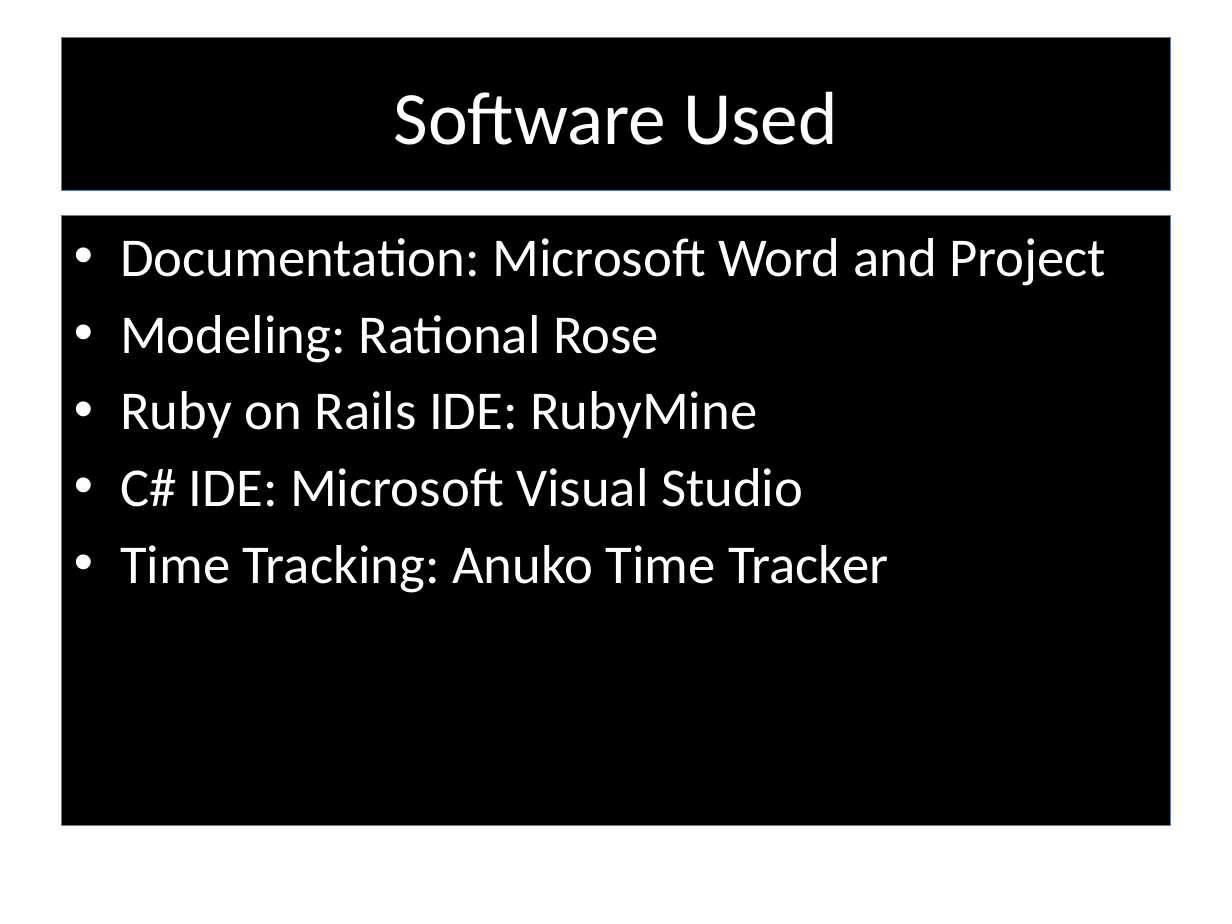
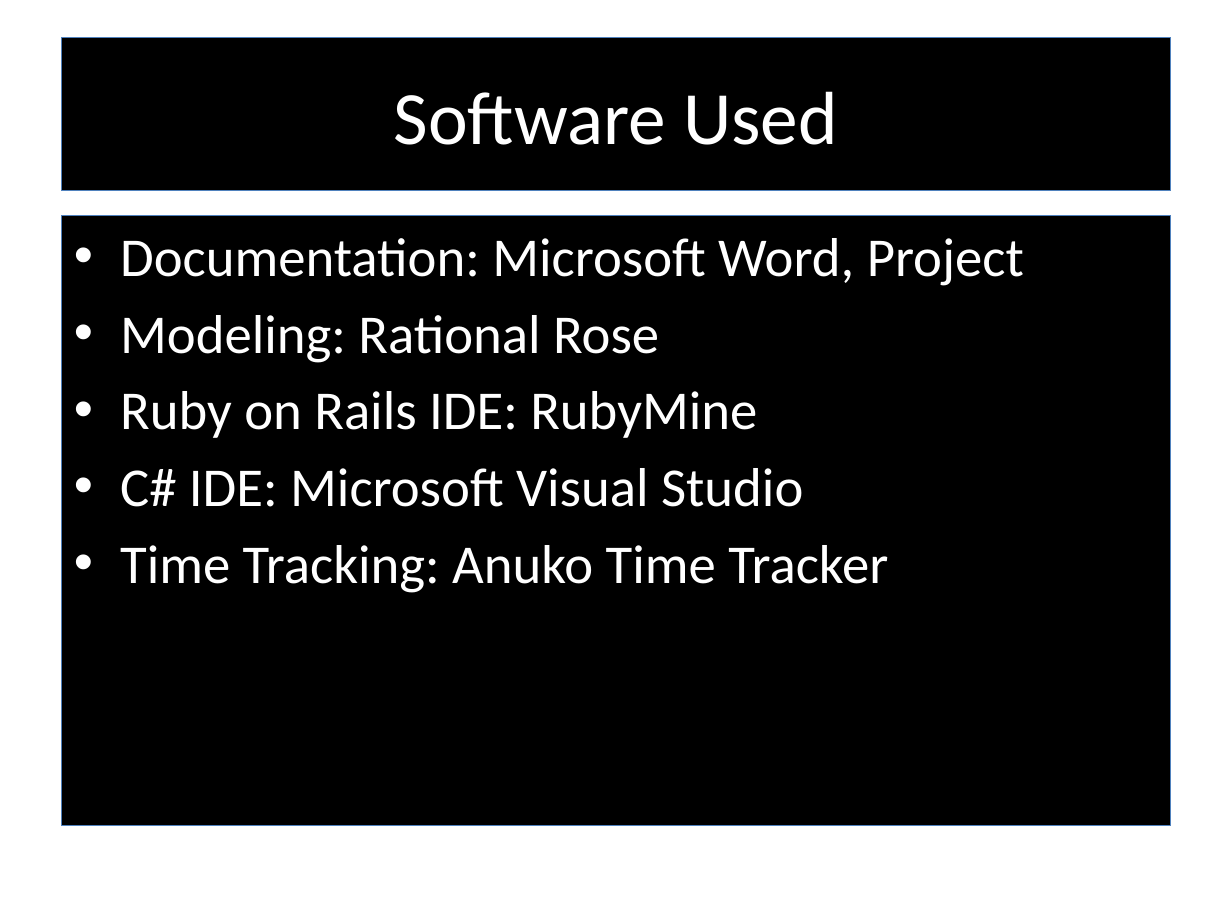
Before and after one commit to RedTeamCOSC470/Documentation, a slide deck: slide 6 of Stargazer_Presentation_Semester2.pptx. Drawn at 1232x924 pixels with LibreOffice and Linux fonts; fonts in the diff are those of the drawing; background and template pictures are left out. Boxes give left, top, right and bottom in pixels: in the first picture for what was removed or moved away, otherwise in the second. Text is boxed around its words. In the diff, an @@ line names an element or a change of style, - is before the commit and + after.

```diff
--- a/Stargazer_Presentation_Semester2.pptx
+++ b/Stargazer_Presentation_Semester2.pptx
@@ text at (x1=120, y1=238, x2=1024, y2=286): text changed @@
-• Documentation: Microsoft Word and Project
+• Documentation: Microsoft Word, Project
```
Also in this commit, not shown: 5 other slides changed, 3 slides removed, 4 other files.
